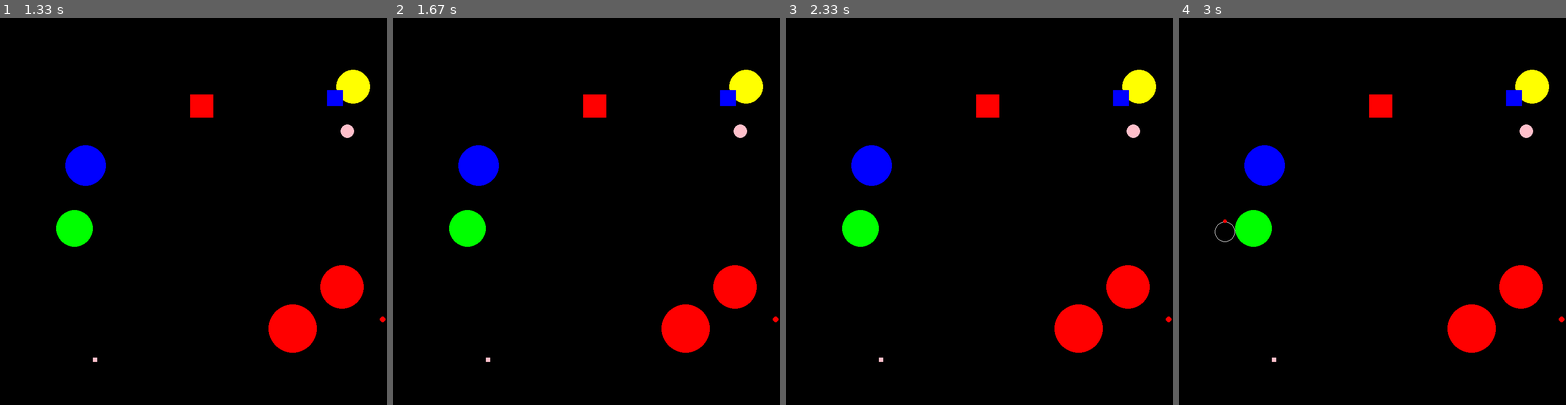
Above: before the commit, frames 1-4 (left to right).
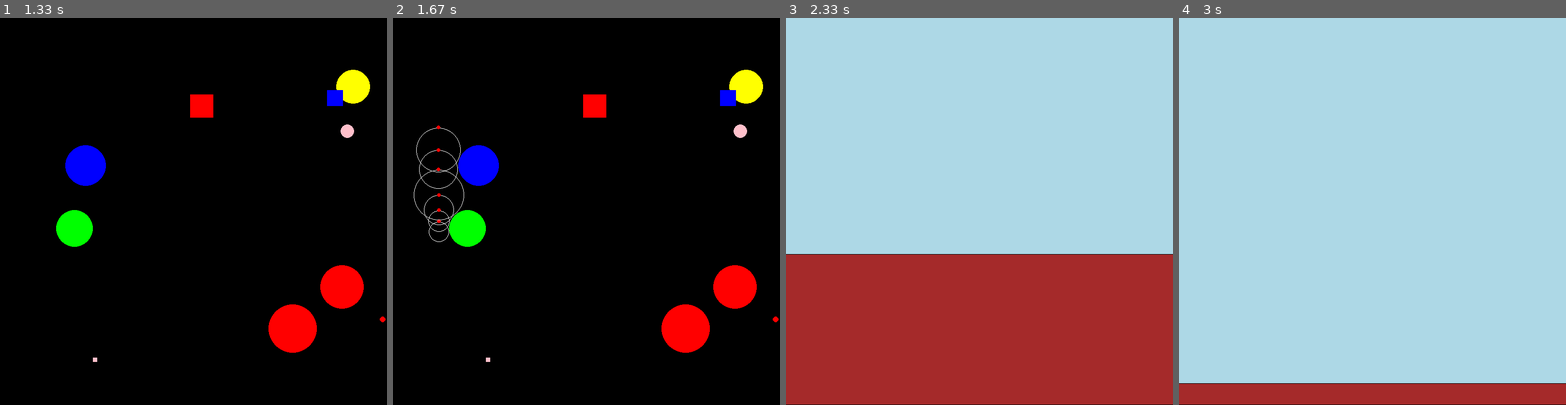
Above: after the commit, the same moments.

Repository: TateStaples/Pygame-Projects
Game: pygame game, started from Ray_Marching.py
Same seed, same stepped clock (60 frames per second), same inputs: the game is played once before the commit and once after it.
Inputs (mouse positions are in pixels of both pictures, inside the frame that each line leads up to):
- Up to frame 1 (1.33 s): hold Right 0.33-0.8 s; hold Up 0.83-1.13 s; tap Enter at 1.17 s
- Up to frame 2 (1.67 s): click (439, 230) at 1.55 s
- Up to frame 3 (2.33 s): hold Right 1.83-2.3 s
- Up to frame 4 (3 s): tap W at 2.9 s

Frame 1 is identical in both runs. In frame 2, 0.2% of the frame differs, in the area x 5-19%, y 27-58%; in frame 3, 100%, in the area x 0-100%, y 0-100%; in frame 4, 100%.

Commit message:
This an integrated version of my Pycharm folder to Github

Diff:
--- a/Flappy_Bird.py
+++ b/Flappy_Bird.py
@@ -176,7 +176,6 @@
             pygame.display.update()
 
 
-
 if __name__ == '__main__':
     game = FlappyBird()
     game.play_game()
--- a/Math_visuals/Circle.py
+++ b/Math_visuals/Circle.py
@@ -60,6 +60,9 @@
     def degrees(self):
         return degrees(self.radians())
 
+    def postion(self, spots=2):
+        return round(self.cos(), spots), round(self.sin(), spots)
+
     def get_vector(self):
         pos = pygame.mouse.get_pos()
         if distance(self.pos, pos) < self.radius:
@@ -104,6 +107,7 @@
         display(window, f"t = {round(self.t/pi, 2)}pi", (0, 0))
         display(window, f"radians = {round(self.radians(), 2)}", (0, 30))
         display(window, f"degrees = {round(self.degrees())}º", (0, 60))
+        display(window, (self.postion()), (0, 90))
 
         display(window, f"cos = {round(dx/self.radius, 2)}", (200, 0))
         display(window, f"sin = {round(dy*-1/self.radius, 2)}", (200, 50))
--- a/Pathfinding.py
+++ b/Pathfinding.py
@@ -38,7 +38,7 @@
 start_cords = (0, 0)
 end_cords = (10, 10)
 
-draw_process = False
+draw_process = True
 
 
 def get_square(cords):
--- a/Ray_Marching.py
+++ b/Ray_Marching.py
@@ -85,7 +85,7 @@
         total_dis = 0
         while dis > 0:
             if draw:
-                pygame.time.delay(1000)
+                pygame.time.delay(10)
             dis = self.get_dis()
             if dis < 1:
                 break
